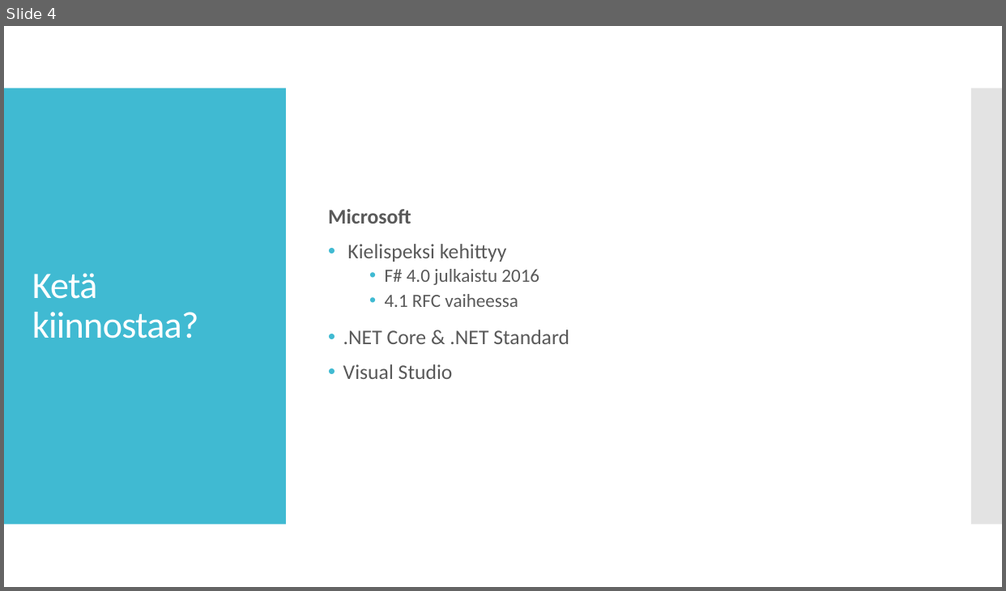
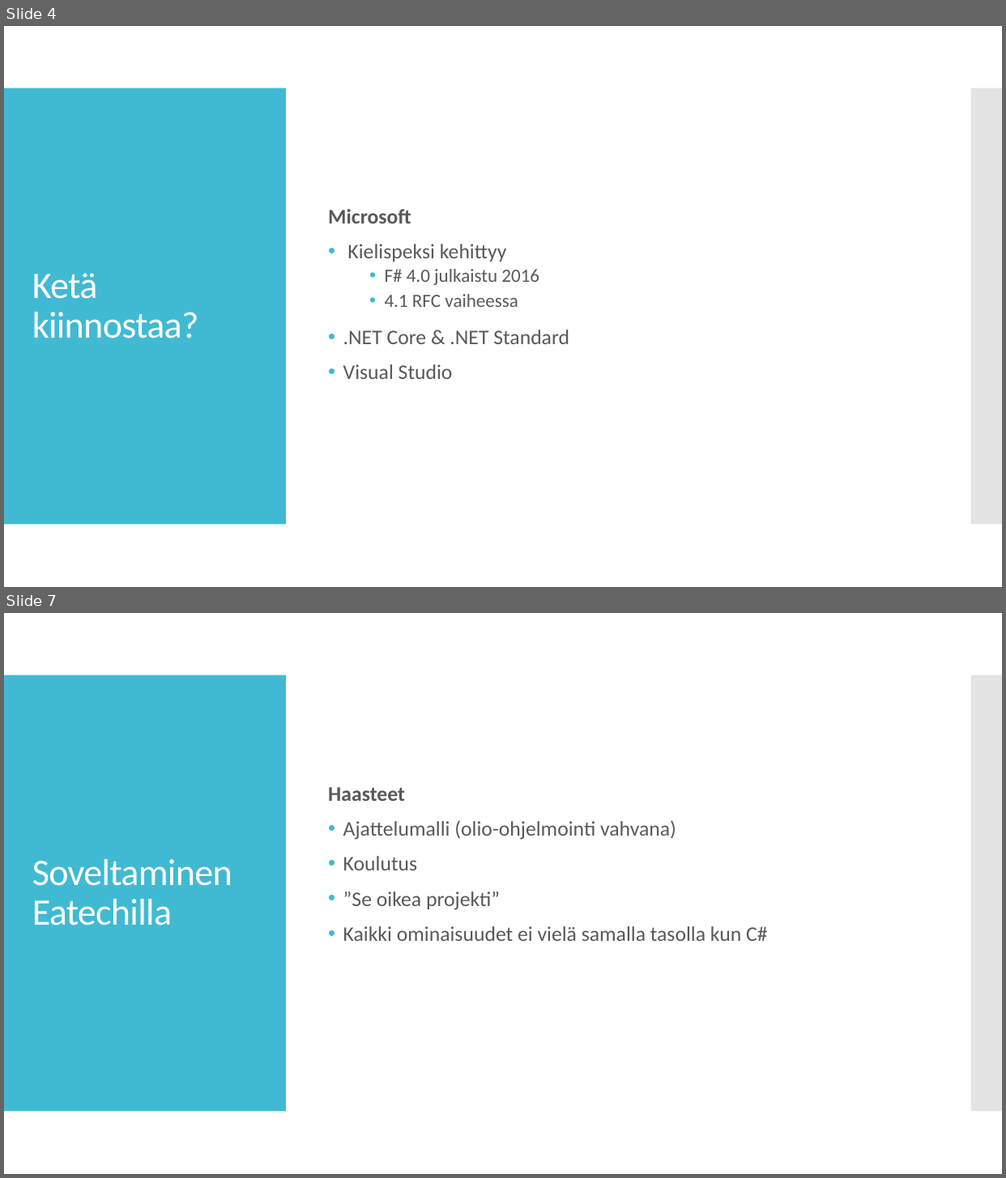
Before and after one commit to supertopi/FSharpRep, a slide deck: F.pptx. Shown one above the other, each under a label of ours: slide 4 before the commit, slides 4 and 7 after it; the slides between them are not shown. The pictures are 1006x591 and 1006x1178 pixels, drawn with LibreOffice and Linux fonts; fonts in the diff are those of the drawing. Boxes give left, top, right and bottom in pixels: in the first picture for what was removed or moved away, otherwise in the second. Text is boxed around its words. In the diff, an @@ line names an element or a change of style, - is before the commit and + after.

```diff
--- a/F.pptx
+++ b/F.pptx
@@ slide 7 added at [4, 613, 1002, 1174], background #FFFFFF; not listed: 2 template elements that a slide beside it also shows @@
@@ text added at [328, 787, 767, 941], 20 pt, text #595959 @@
+Haasteet
+• Ajattelumalli (olio-ohjelmointi vahvana)
+• Koulutus
+• ”Se oikea projekti”
+• Kaikki ominaisuudet ei vielä samalla tasolla kun C#
@@ title added at [32, 859, 232, 926], 36 pt, text #FFFFFF @@
+Soveltaminen Eatechilla
```
Also in this commit, not shown: 4 slides changed, 7 other files.
